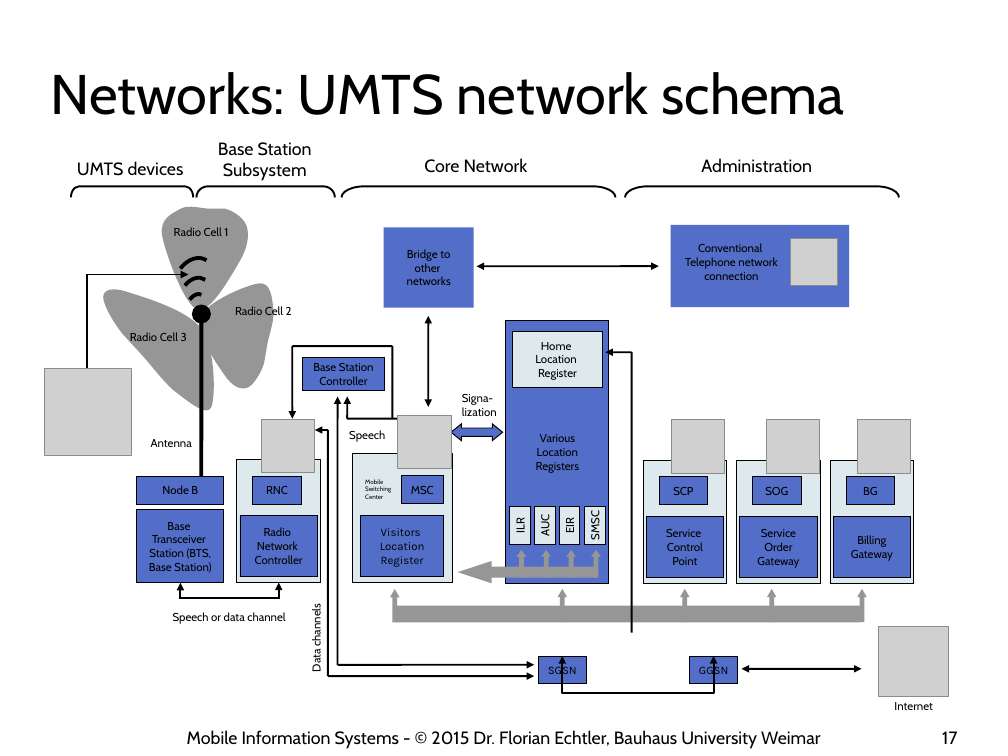
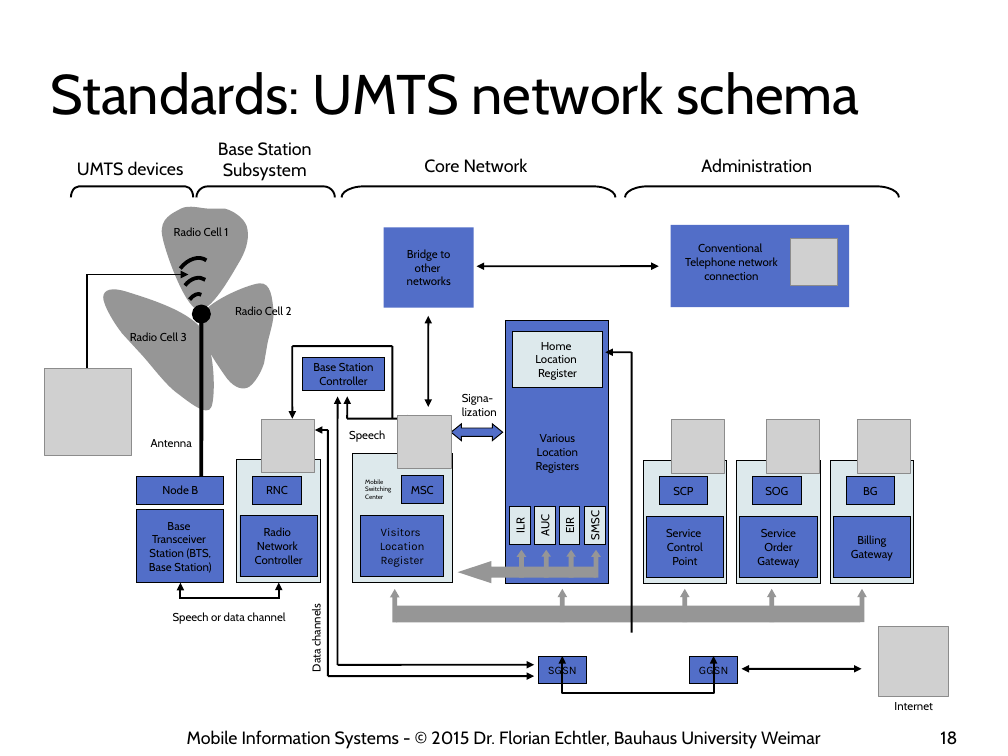
Before and after one commit to floe/mobile-information-systems, a slide deck: slide 18 of 03-networks-and-location.odp (slide 17 before the commit). Drawn at 1008x756 pixels with LibreOffice and Linux fonts; fonts in the diff are those of the drawing; grey boxes stand for pictures; background and template pictures are left out. Boxes give left, top, right and bottom in pixels: in the first picture for what was removed or moved away, otherwise in the second. Text is boxed around its words. In the diff, an @@ line names an element or a change of style, - is before the commit and + after.

```diff
--- a/03-networks-and-location.odp
+++ b/03-networks-and-location.odp
@@ title at (x1=50, y1=72, x2=860, y2=115): text changed @@
-Networks: UMTS network schema
+Standards: UMTS network schema
@@ page number at (x1=940, y1=731, x2=957, y2=745): text changed @@
-17
+18
```
Also in this commit, not shown: 22 other slides changed, 5 slides added.
